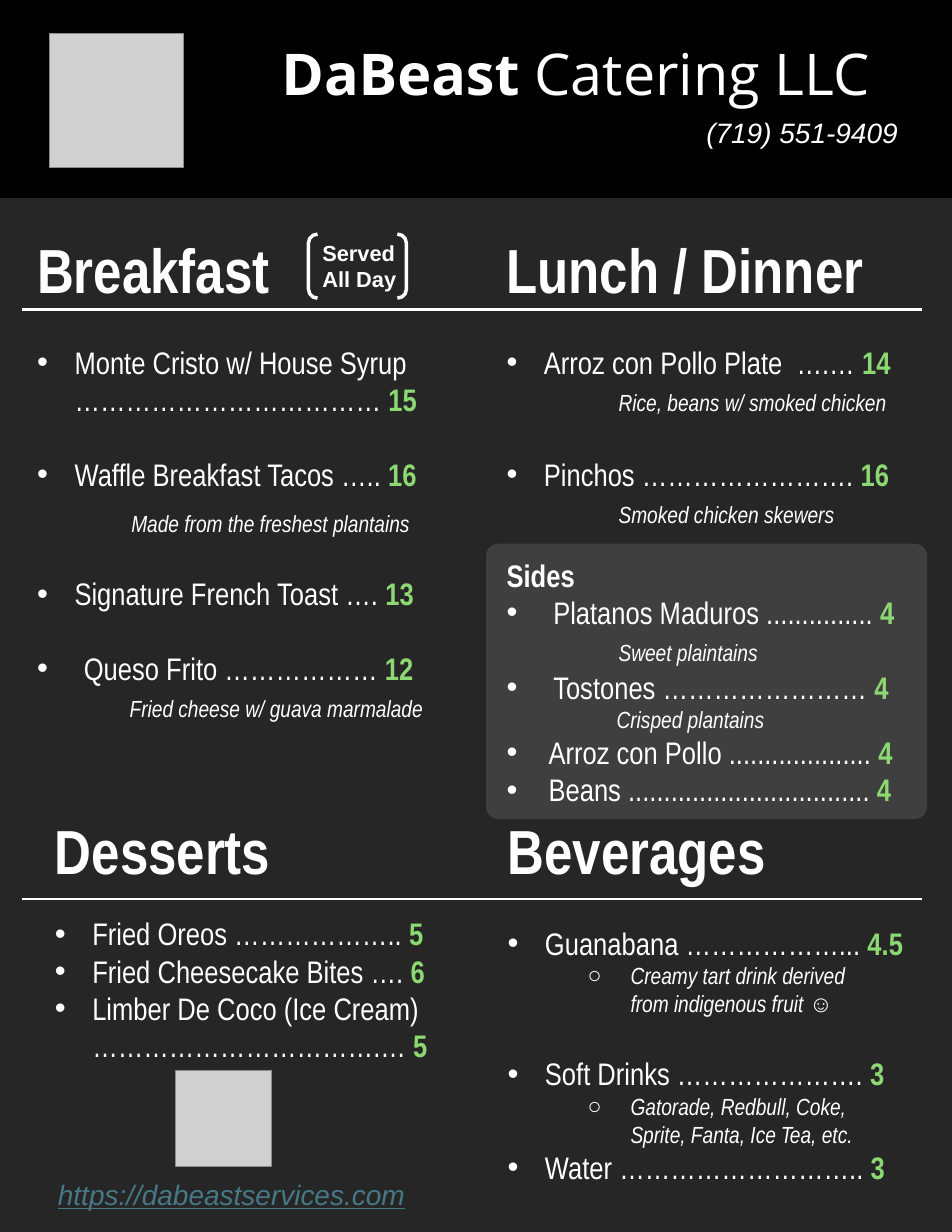
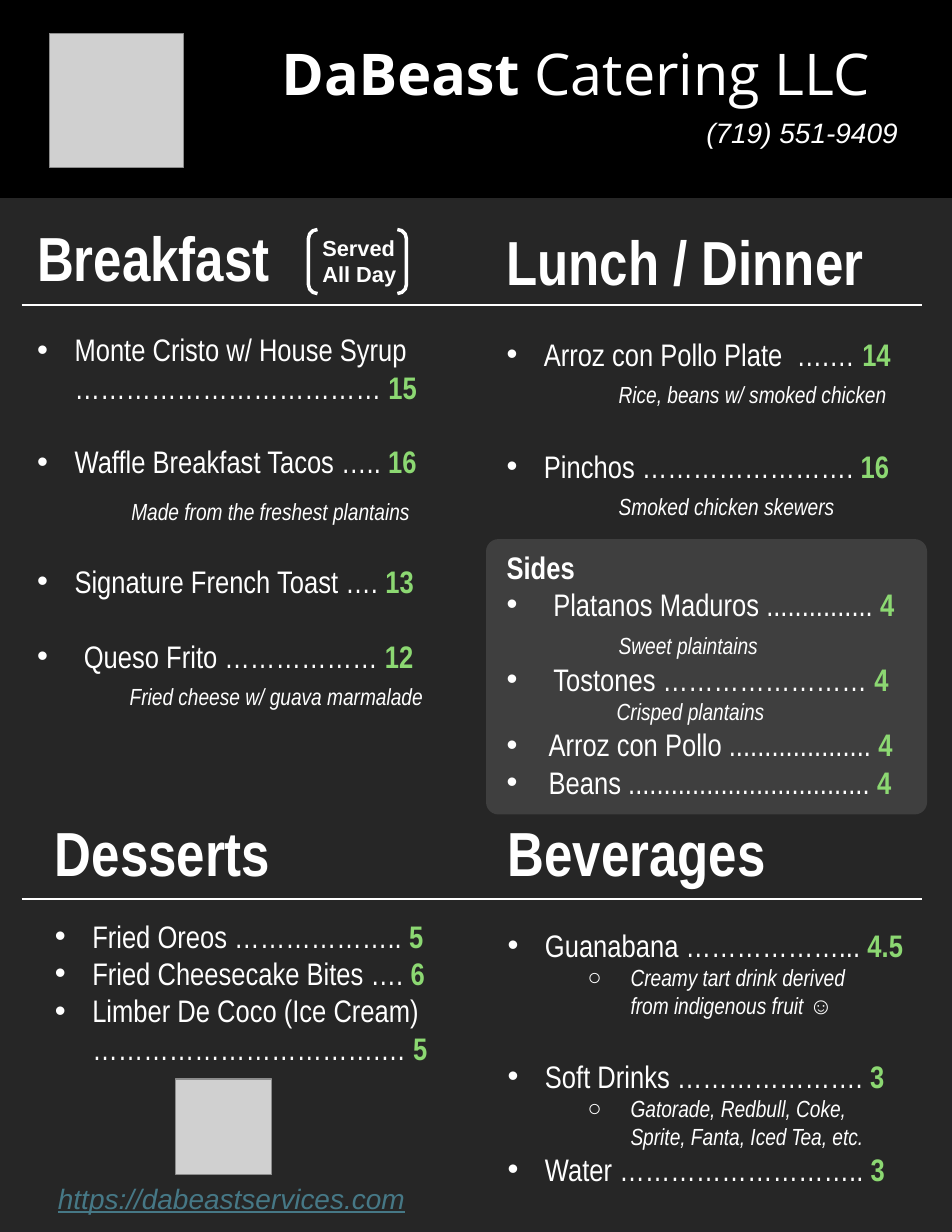
Before and after one commit to dabeastservices/dabeastservices.github.io, a slide deck: slide 1 of misc/Menu Letter 8.5 by 11 on 12-12-24/1_Letter_DaBeast Services Menu.pptx. Drawn at 952x1232 pixels with LibreOffice and Linux fonts; fonts in the diff are those of the drawing; grey boxes stand for pictures. Boxes give left, top, right and bottom in pixels: in the first picture for what was removed or moved away, otherwise in the second. Text is boxed around its words. In the diff, an @@ line names an element or a change of style, - is before the commit and + after.

```diff
--- a/misc/Menu Letter 8.5 by 11 on 12-12-24/1_Letter_DaBeast Services Menu.pptx
+++ b/misc/Menu Letter 8.5 by 11 on 12-12-24/1_Letter_DaBeast Services Menu.pptx
@@ text "Breakfast": place and size @@
-text "Breakfast" at [37, 248, 423, 722]
+text "Breakfast" at [37, 236, 423, 710]
@@ 1 text, 1 rounded rectangle, 1 line, 1 bracket pair: place and size @@
-1 text, 1 rounded rectangle, 1 line, 1 bracket pair at [21, 234, 927, 819]
+1 text, 1 rounded rectangle, 1 line, 1 bracket pair at [21, 230, 927, 814]
@@ text "Lunch / Dinner": place and size @@
-text "Lunch / Dinner" at [507, 248, 894, 802]
+text "Lunch / Dinner" at [507, 240, 894, 795]
@@ picture: place and size @@
-picture at [176, 1071, 272, 1167]
+picture at [176, 1079, 272, 1175]
@@ text at [631, 1100, 863, 1150]: text changed @@
-  ○ Gatorade, Redbull, Coke,
-    Sprite, Fanta, Ice Tea, etc.
+  ○ Gatorade, Redbull, Coke,
+    Sprite, Fanta, Iced Tea, etc.
@@ text "https://dabeastservices.com": place and size @@
-text "https://dabeastservices.com" at [58, 1185, 405, 1210]
+text "https://dabeastservices.com" at [58, 1189, 405, 1214]
```
Also in this commit, not shown: 12 other files.
